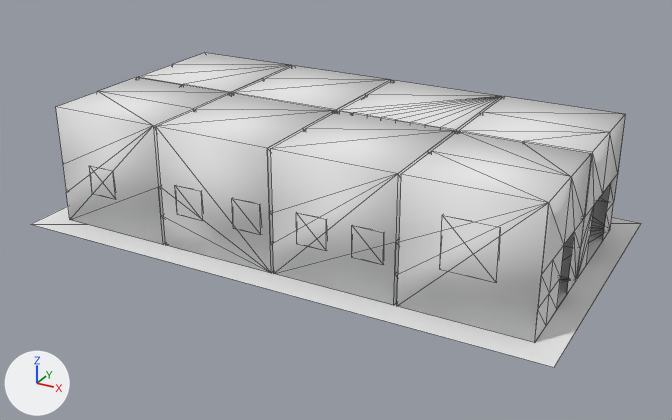
What one commit did to the OBJ model Computer Graphics Project/models/museumTri.obj.
The view is the same before and after, from a 50 mm camera at (4.01, -13.63, 7.57) aimed at (-2.76, -1.33, 1.42). Every picture has the same lights, and +X, +Y and +Z are marked at lower left. Mesh edges are drawn as thin lines. Where no turn or scale is listed for an object, it has been applied to the vertices. Vertices at the same position are counted once.

The scene before the commit, as lines of its bpy script (objects in view):
```python
me_museumtri = bpy.data.meshes.new('museumTri')
me_museumtri.from_pydata(...)  # 463 vertices, 754 faces; spans x -7.39..1.61, y -3.59..1.41, z 1.04..3.05
me_museumtri.materials.append(mat_material_0)  # white #e7e7e7
me_museumtri.materials.append(mat_material_1)  # white #e7e7e7
me_museumtri.materials.append(mat_material_2)  # white #e7e7e7
me_museumtri.materials.append(mat_material_3)  # white #e7e7e7
me_museumtri.materials.append(mat_material_4)  # white #e7e7e7
me_museumtri.materials.append(mat_material_5)  # white #e7e7e7
me_museumtri.materials.append(mat_material_6)  # white #e7e7e7
me_museumtri.materials.append(mat_material_7)  # white #e7e7e7
me_museumtri.materials.append(mat_material_8)  # white #e7e7e7
me_museumtri.materials.append(mat_material_9)  # white #e7e7e7
me_museumtri.materials.append(mat_material_10)  # white #e7e7e7
me_museumtri.materials.append(mat_material_11)  # white #e7e7e7
me_museumtri.materials.append(mat_material_12)  # white #e7e7e7
ob_museumtri = bpy.data.objects.new('museumTri', me_museumtri)
ob_museumtri.location = (0.0, 0.0, 0.0)
```
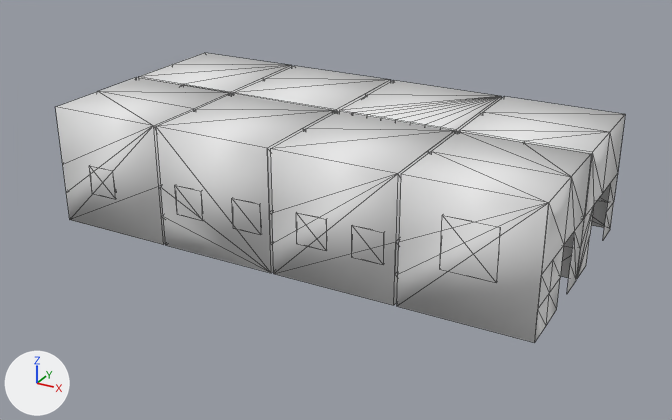
Diff of the bpy script that builds the scene:
```diff
--- a/Computer Graphics Project/models/museumTri.obj.py
+++ b/Computer Graphics Project/models/museumTri.obj.py
@@ me_museumtri @@
 me_museumtri.from_pydata(...)  # 463 vertices, 754 faces; spans x -7.39..1.61, y -3.59..1.41, z 1.04..3.05
 # used by ob_museumtri; location = (0.0, 0.0, 0.0)
+# me_museumtri part 1: the loose piece of 4 vertices spanning x -7.39..1.61, y -3.59..1.41, z 1.04 is deleted
 me_museumtri.materials.append(mat_material_0)
@@ me_museumtri @@
 me_museumtri.materials.append(mat_material_10)
-me_museumtri.materials.append(mat_material_11)  # white #e7e7e7
 me_museumtri.materials.append(mat_material_12)
```

Pixel boxes [x1, y1, x2, y2] of what changed, in the pictures (672 x 420 px):
'museumTri', reshaped (7% narrower, 8% shorter): before [32, 53, 641, 367]; after [56, 53, 625, 343]
part 1 of me_museumtri, deleted: before [32, 206, 641, 367]
